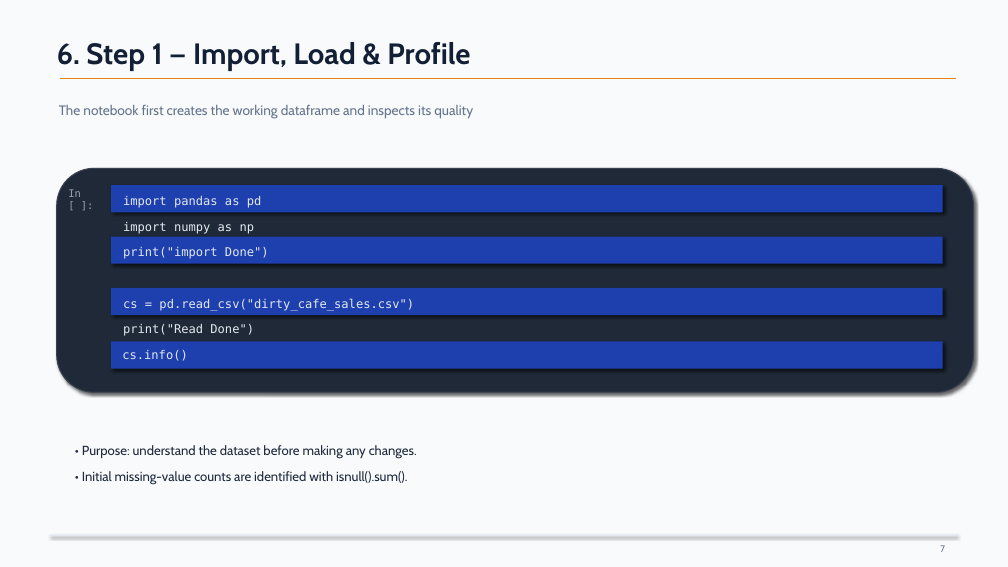
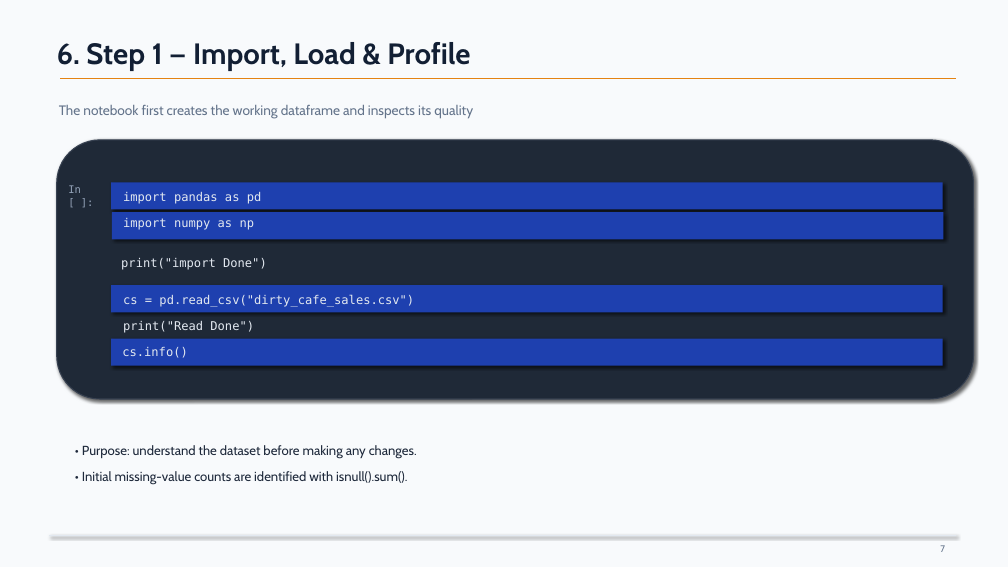
Before and after one commit to NeelaSaranyaS/Cafe_Sales, a slide deck: slide 7 of Cafe_Sales_DC.pptx. Drawn at 1008x567 pixels with LibreOffice and Linux fonts; fonts in the diff are those of the drawing. Boxes give left, top, right and bottom in pixels: in the first picture for what was removed or moved away, otherwise in the second. Text is boxed around its words. In the diff, an @@ line names an element or a change of style, - is before the commit and + after.

```diff
--- a/Cafe_Sales_DC.pptx
+++ b/Cafe_Sales_DC.pptx
@@ rounded rectangle: place and size @@
-rounded rectangle at [57, 169, 974, 392]
+rounded rectangle at [57, 140, 974, 399]
@@ rectangle: place and size @@
-rectangle at [111, 237, 943, 264]
+rectangle at [112, 212, 944, 240]
@@ 4 texts: place and size @@
-4 texts at [68, 189, 414, 311]
+4 texts at [68, 185, 414, 307]
@@ text "print("import Done")": place and size @@
-text "print("import Done")" at [123, 247, 269, 259]
+text "print("import Done")" at [121, 258, 267, 270]
```
Also in this commit, not shown: 8 other slides changed, 2 other files.
